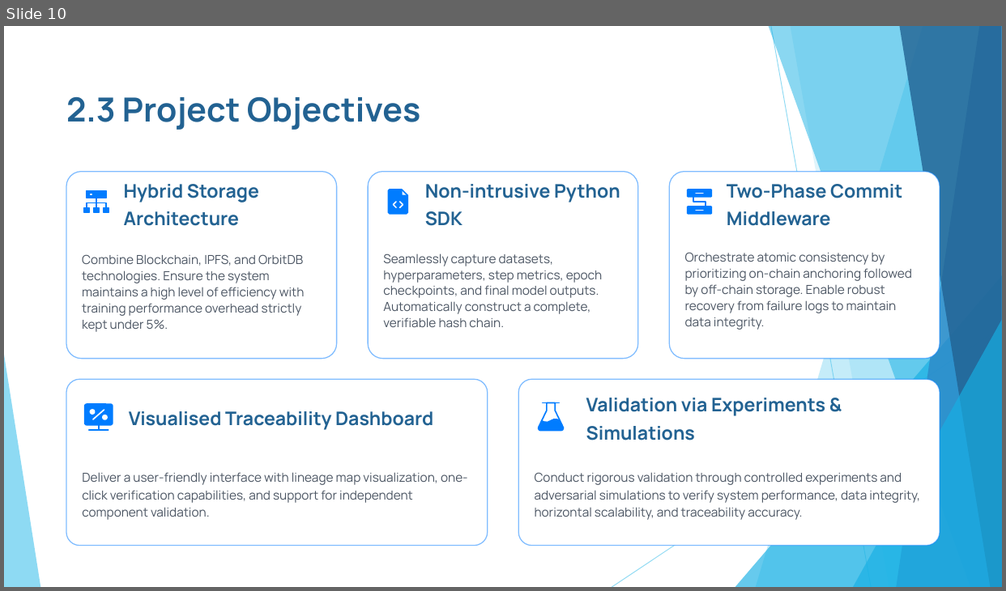
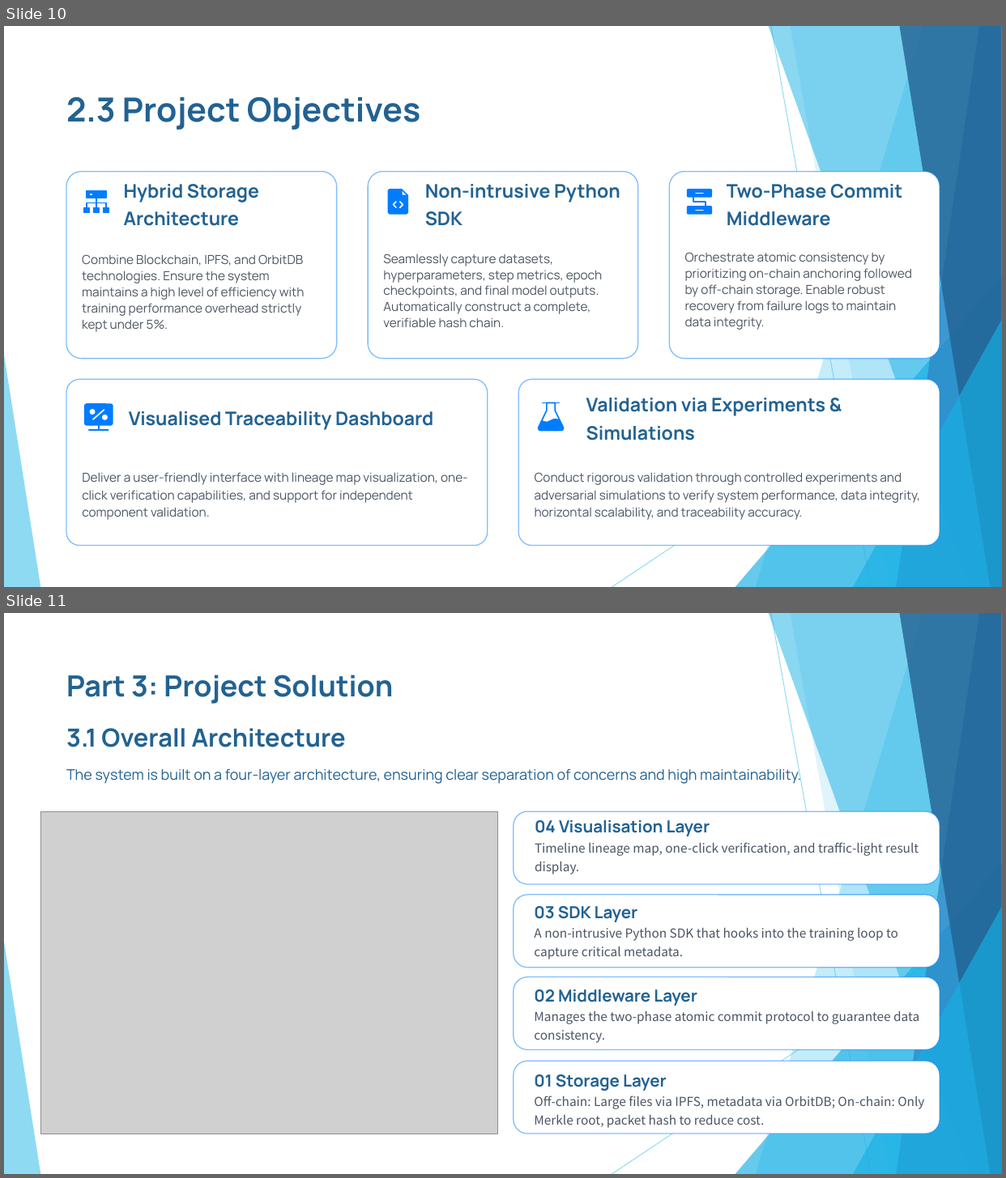
Before and after one commit to xinyuanhu1066/capstone-project, a slide deck: docs/Assessment_3_Presentation.pptx. Shown one above the other, each under a label of ours: slide 10 before the commit, slides 10 and 11 after it. The pictures are 1006x591 and 1006x1178 pixels, drawn with LibreOffice and Linux fonts; fonts in the diff are those of the drawing; grey boxes stand for pictures. Boxes give left, top, right and bottom in pixels: in the first picture for what was removed or moved away, otherwise in the second. Text is boxed around its words. In the diff, an @@ line names an element or a change of style, - is before the commit and + after.

Commit message:
docs: assessment 3: add part 3 slides for presentation

```diff
--- a/docs/Assessment_3_Presentation.pptx
+++ b/docs/Assessment_3_Presentation.pptx
@@ slide 11 added at [4,613,1002,1174], background #FFFFFF; not listed: 10 template elements that a slide beside it also shows @@
@@ text added at [66,675,394,704], 28 pt, text #226292, bold @@
+Part 3: Project Solution
@@ text added at [66,728,346,747], 24 pt, text #226292, bold @@
+3.1 Overall Architecture
@@ text added at [66,767,801,784], 14 pt, text #226292 @@
+The system is built on a four-layer architecture, ensuring clear separation of concerns and high maintainability.
@@ picture added at [40,811,498,1134] @@
@@ rounded rectangle added at [513,811,940,884], fill #FFFFFF, outline #007BFF 1 pt @@
@@ text added at [535,820,918,875], 12 pt, text #4B5563 @@
+04 Visualisation Layer
+Timeline lineage map, one‑click verification, and traffic‑light result display.
@@ rounded rectangle added at [513,895,940,968], fill #FFFFFF, outline #007BFF 1 pt @@
@@ text added at [534,906,898,960], 12 pt, text #4B5563 @@
+03 SDK Layer
+A non-intrusive Python SDK that hooks into the training loop to capture critical metadata.
@@ rounded rectangle added at [513,977,940,1050], fill #FFFFFF, outline #007BFF 1 pt @@
@@ text added at [534,990,919,1043], 12 pt, text #4B5563 @@
+02 Middleware Layer
+Manages the two-phase atomic commit protocol to guarantee data consistency.
@@ rounded rectangle added at [513,1062,940,1134], fill #FFFFFF, outline #007BFF 1 pt @@
@@ text added at [534,1075,924,1128], 12 pt, text #4B5563 @@
+01 Storage Layer
+Off‑chain: Large files via IPFS, metadata via OrbitDB; On‑chain: Only Merkle root, packet hash to reduce cost.
```
Also in this commit, not shown: 5 other slides added, 1 other file.
